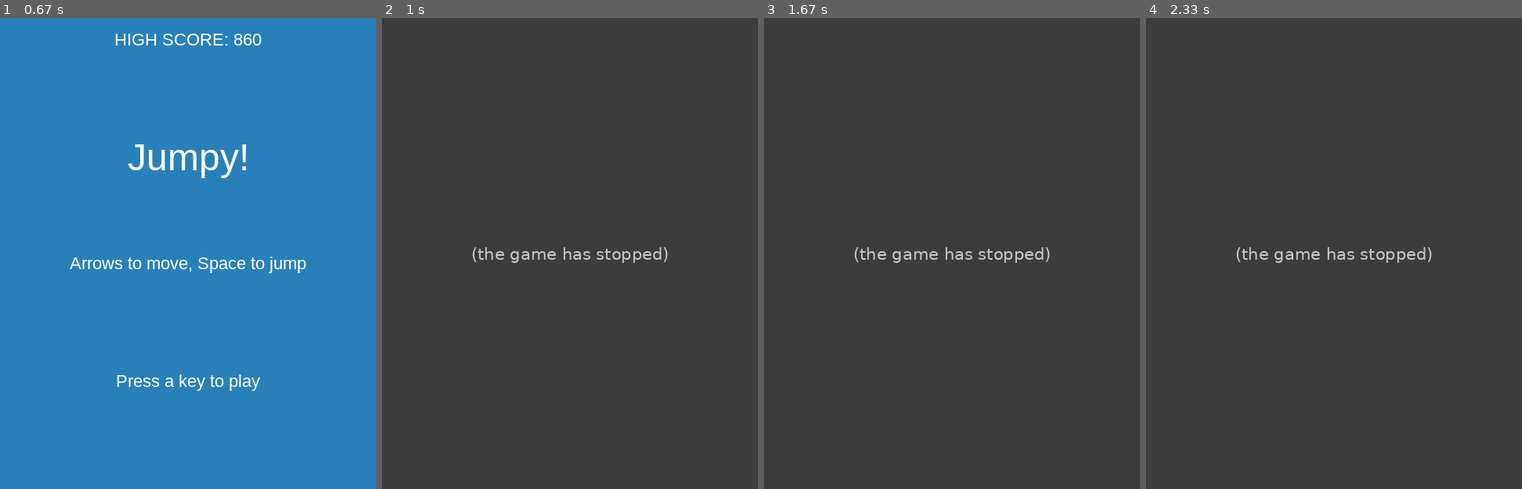
Above: before the commit, frames 1-4 (left to right).
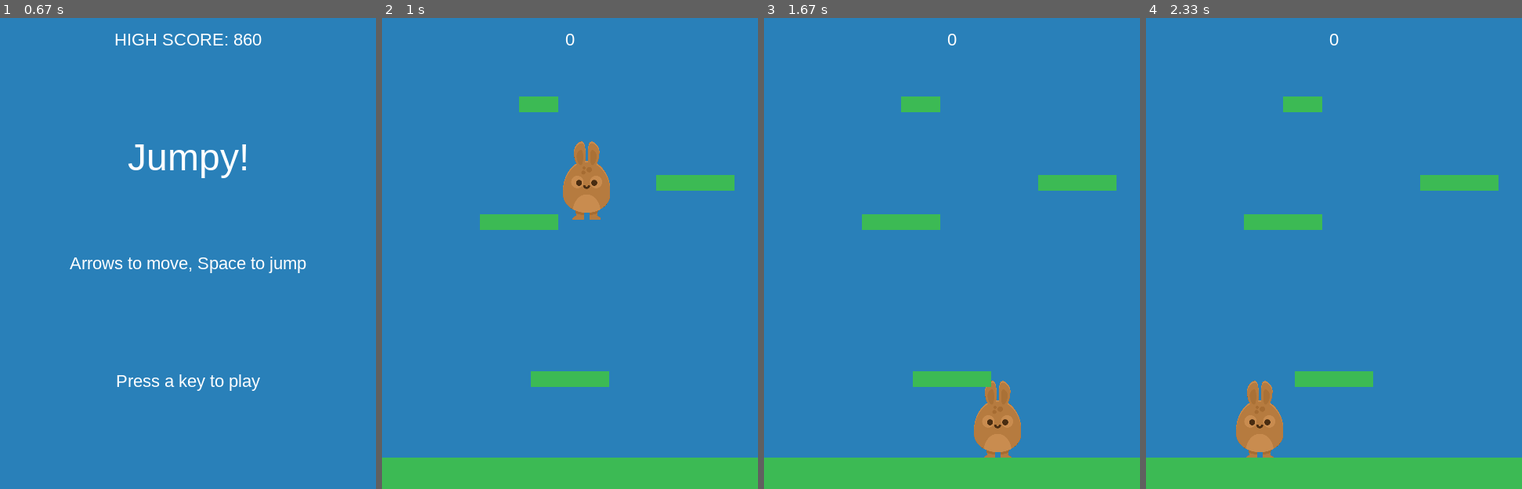
Above: after the commit, the same moments.

Repository: Seigakuin/platformer
Game: pygame game, started from main.py
Same seed, same stepped clock (60 frames per second), same inputs: the game is played once before the commit and once after it.
Inputs:
- Up to frame 1 (0.67 s): hold Right from 0.33 s (still down)
- Up to frame 2 (1 s): release Right at 0.8 s; hold Right from 0.83 s (still down)
- Up to frame 3 (1.67 s): release Right at 1.3 s; hold Left from 1.33 s (still down)
- Up to frame 4 (2.33 s): release Left at 1.87 s; hold Left 1.9-2.3 s

Frame 1 is identical in both runs. In frame 2, 100% of the frame differs, in the area x 0-100%, y 0-100%; in frame 3, 100%; in frame 4, 100%.
Error before the commit: AttributeError: 'Player' object has no attribute 'animate' (sprites.py line 71); the game stopped at 0.8 s (later frames are placeholders)

Commit message:
start #11

Diff:
--- a/sprites.py
+++ b/sprites.py
@@ -93,17 +93,19 @@
         # 現在の位置に Positionを設定
         self.rect.midbottom = self.pos
 
-
-def animate(self):
-    """アニメーション"""
-    now = pg.time.get_ticks()  # 現在のtick(時間)を取得
-    if not self.jumping and not self.walking:
-        if now - self.last_update > 350:  # 現在と最後にupdateした時間を比較
-            self.last_update = now  # もしそうだったらlast_updateをnow(現在)に設定
-            self.current_frame = (self.current_frame + 1) % len(
-                self.standing_frames)  # フレーム画像の配列番号を計算
-            self.image = self.standing_frames[
-                self.current_frame]  # imageを計算したフレームに画像に変更
+    def animate(self):
+        """アニメーション"""
+        now = pg.time.get_ticks()  # 現在のtick(時間)を取得
+        if not self.jumping and not self.walking:
+            if now - self.last_update > 350:  # 現在と最後にupdateした時間を比較
+                self.last_update = now  # もしそうだったらlast_updateをnow(現在)に設定
+                self.current_frame = (self.current_frame + 1) % len(
+                    self.standing_frames)  # フレーム画像の配列番号を計算
+                bottom = self.rect.bottom
+                self.image = self.standing_frames[
+                    self.current_frame]  # imageを計算したフレームに画像に変更
+                self.rect = self.image.get_rect()  # rectを新たに取得
+                self.rect.bottom = bottom  # rectのbottomを更新
 
 
 class Platform(pg.sprite.Sprite):
